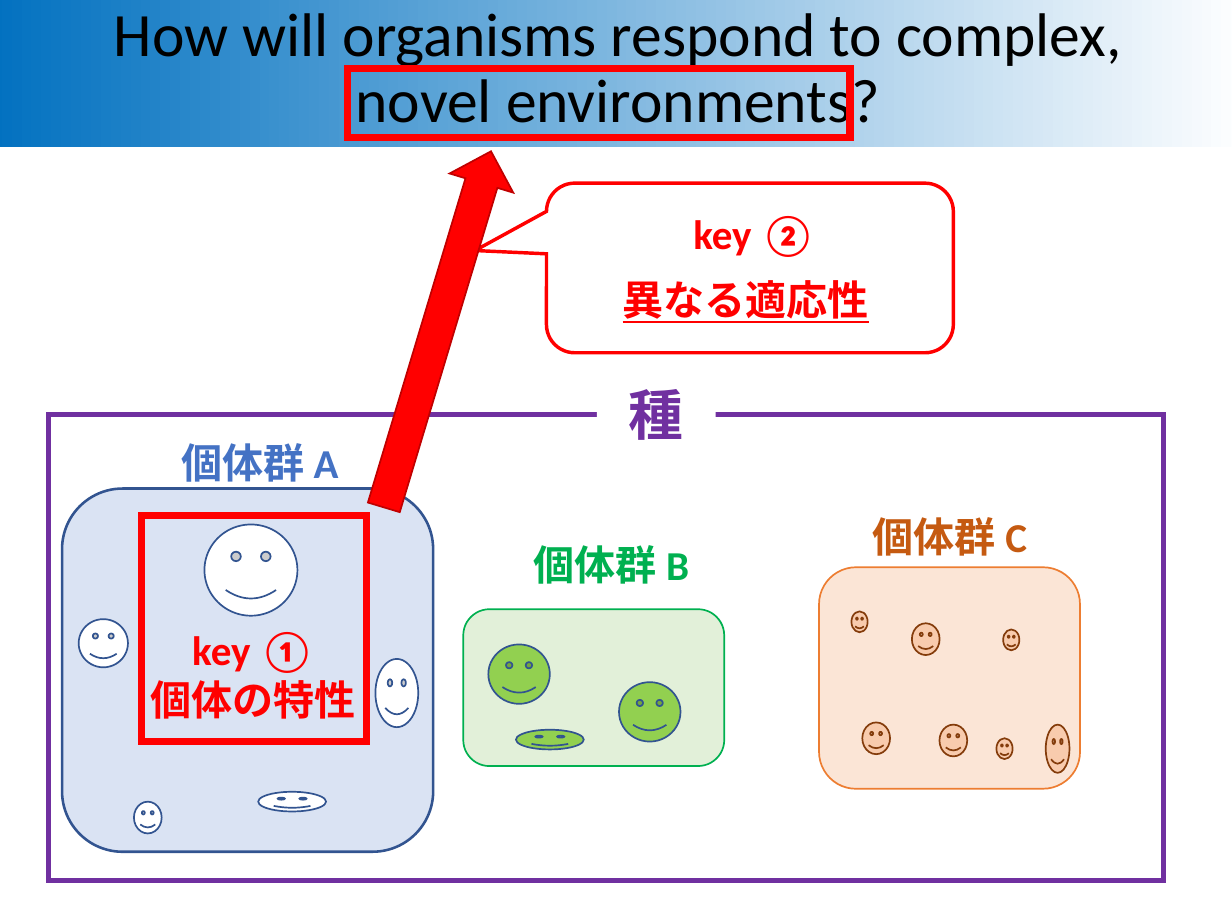
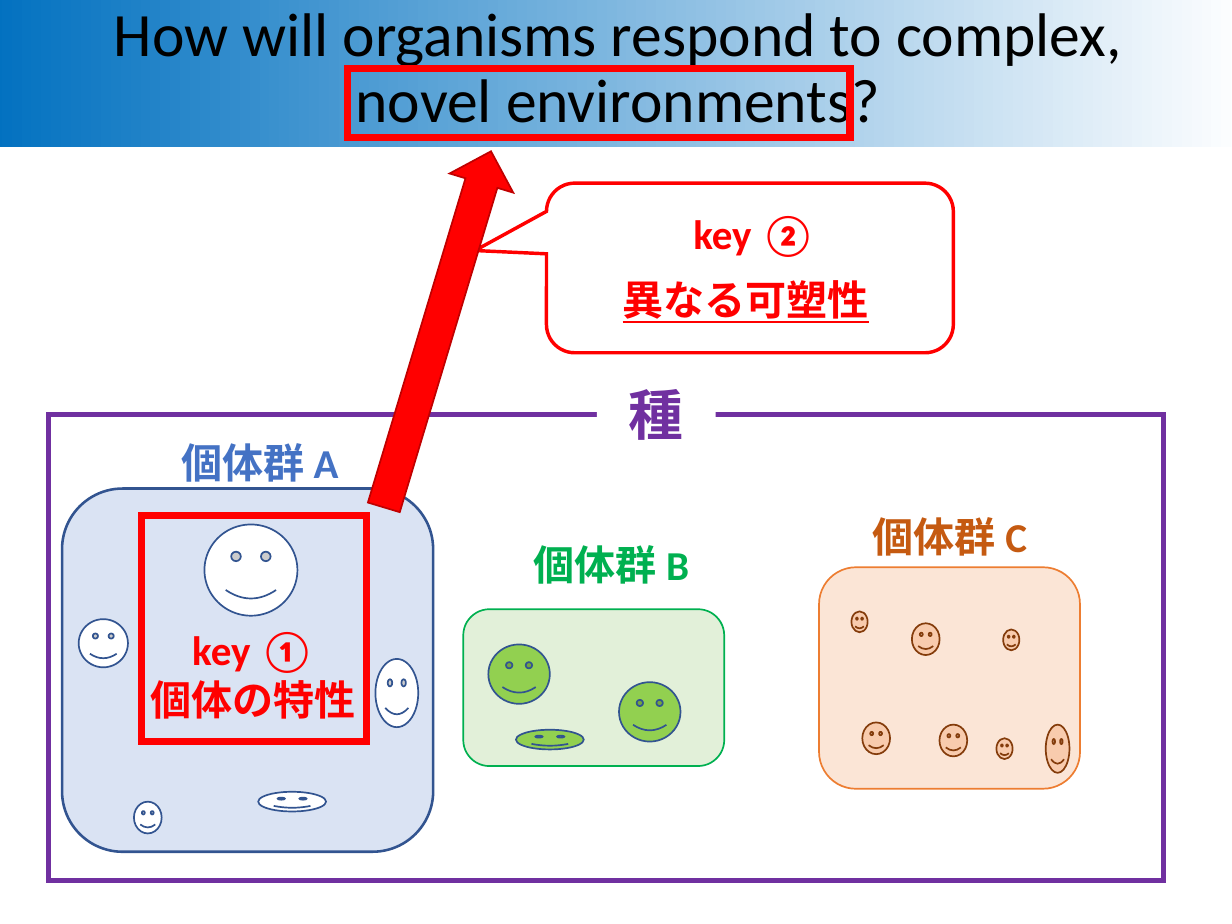
Before and after one commit to ShotaNishijima/UnsolvedEcology, a slide deck: slide 3 of 20210422_輪読会スライド_share_Osawa.pptx. Drawn at 1232x924 pixels with LibreOffice and Linux fonts; fonts in the diff are those of the drawing. Boxes give left, top, right and bottom in pixels: in the first picture for what was removed or moved away, otherwise in the second. Text is boxed around its words. In the diff, an @@ line names an element or a change of style, - is before the commit and + after.

```diff
--- a/20210422_輪読会スライド_share_Osawa.pptx
+++ b/20210422_輪読会スライド_share_Osawa.pptx
@@ text at [623,280,869,323]: text changed @@
-異なる適応性
+異なる可塑性
```
Also in this commit, not shown: 2 other slides changed, 1 other file.
